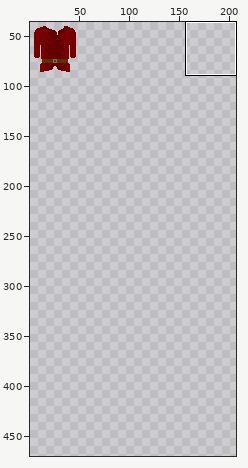
One commit to this sprite sheet: assets/playerCustom/clothingTop/tunicRed.png. Above: a wide view before the commit, with the close-up outlined.
Close-up. The starting point:
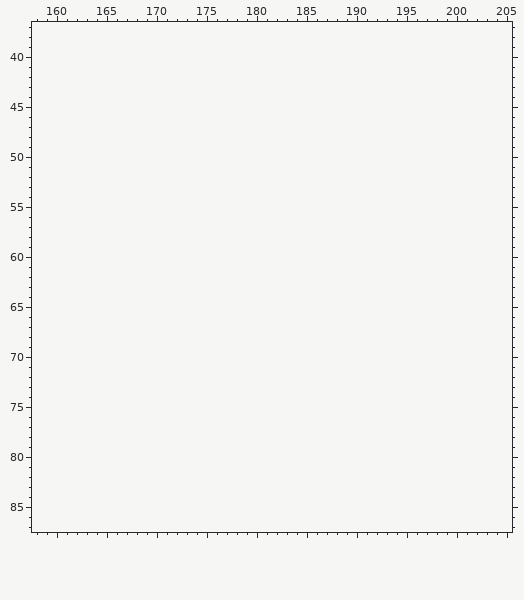
The file is 52x126 pixels. Colours within 5 levels of each other are drawn and written as one. Shown: x 158..205, y 37..87. The old version is drawn lined up with the new one, on the new canvas. The wide view leaves out empty margins. The commit also changed other parts of the picture, which this record leaves out.
Now the later version:
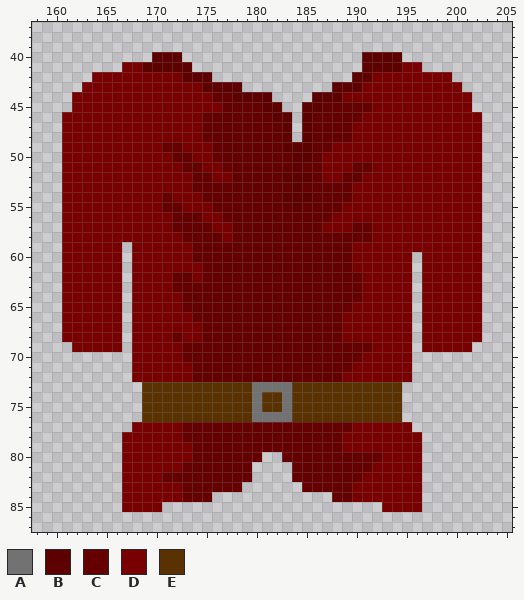
Palette (. is transparent): A #727272  B #5d0000  C #650000  D #780000  E #5a3100
What changed:
canvas 52x126 -> 208x507
y 40: x 170..172 ... -> BBB; x 191..194 .... -> BBBB
y 41: x 167..173 ....... -> DDBBBBB; x 191..196 ...... -> BBBBDD
y 42: x 164..175 ............ -> DDDDDDDDDBBB; x 190..199 .......... -> BBDDDDDDDD
y 43: x 163..178 ................ -> DDDDDDDDDDDDBBBB; x 188..200 ............. -> BBBDDDDDDDDDD
y 44: x 162..181 .................... -> DDDDDDDDDDDDDDCCBBBB; x 186..201 ................ -> BBBDDDDDDDDDDDDD
y 45: x 162..182 ..................... -> DDDDDDDDDDDDDDDCCCCBB; x 185..201 ................. -> BBCCCCCDDDDDDDDDD
y 46: x 161..183 ....................... -> DDDDDDDDDDDDDDCCCCCCCBB; x 185..202 .................. -> BCCCCCDDDDDDDDDDDD
y 47..48: x 161..183 ....................... -> DDDDDDDDDDDDDDCCCCCCCCB; x 185..202 .................. -> BCCCCDDDDDDDDDDDDD
y 49: x 161..202 .......................................... -> DDDDDDDDDDCCDDDCCCCCCCBBBCCDDDDDDDDDDDDDDD
y 50: x 161..202 .......................................... -> DDDDDDDDDDDCCDDCCCCCCCCBBCDDDDDDDDDDDDDDDD
y 51: x 161..202 .......................................... -> DDDDDDDDDDDDCCDDCCCCCCCBCCDDDCCDDDDDDDDDDD
y 52: x 161..202 .......................................... -> DDDDDDDDDDDDDCCDDCCCCCBBBCDDCCDDDDDDDDDDDD
y 53: x 161..202 .......................................... -> DDDDDDDDDDDDDCCCCCCCCCCBCCCCCDDDDDDDDDDDDD
y 54: x 161..202 .......................................... -> DDDDDDDDDDCDDDCCCCCCCCBBBCCCCDDDDDDDDDDDDD
y 55: x 161..202 .......................................... -> DDDDDDDDDDCCDDDCCCCCCCCBCCCCDDDDDDDDDDDDDD
y 56: x 161..202 .......................................... -> DDDDDDDDDDDCCCDDCCCCCCCCCCCDDDDDDDDDDDDDDD
y 57: x 161..202 .......................................... -> DDDDDDDDDDDCCCCDDCCCCCCCCCDDDCCDDDDDDDDDDD
y 58: x 161..202 .......................................... -> DDDDDDDDDDDDCCCCDCCCCCCCCCCCCCCDDDDDDDDDDD
y 59: x 161..166 ...... -> DDDDDD; x 168..202 ................................... -> DDDDDDCCCCCCCCCCCCCCCCDDDDDDDDDDDDD
y 60: x 161..166 ...... -> DDDDDD; x 168..195 ............................ -> DDDDDDCCCCCCCCCCCCCCCCDDDDDD; x 197..202 ...... -> DDDDDD
y 61: x 161..166 ...... -> DDDDDD; x 168..195 ............................ -> DDDDDDDCCCCCCCCCCCCCCCDDDDDD; x 197..202 ...... -> DDDDDD
y 62: x 161..166 ...... -> DDDDDD; x 168..195 ............................ -> DDDDCCDCCCCCCCCCCCCCCCCDDDDD; x 197..202 ...... -> DDDDDD
y 63: x 161..166 ...... -> DDDDDD; x 168..195 ............................ -> DDDDCCCCCCCCCCCCCCCCCCCDDDDD; x 197..202 ...... -> DDDDDD
y 64: x 161..166 ...... -> DDDDDD; x 168..195 ............................ -> DDDDDCCCCCCCCCCCCCCCCCCDDDDD; x 197..202 ...... -> DDDDDD
y 65: x 161..166 ...... -> DDDDDD; x 168..195 ............................ -> DDDDDCCCCCCCCCCCCCCCCCDDDDDD; x 197..202 ...... -> DDDDDD
y 66: x 161..166 ...... -> DDDDDD; x 168..195 ............................ -> DDDDDDCCCCCCCCCCCCCCCDDDDDDD; x 197..202 ...... -> DDDDDD
y 67: x 161..166 ...... -> DDDDDD; x 168..195 ............................ -> DDDDDDDCCCCCCCCCCCCCCDDDDDDD; x 197..202 ...... -> DDDDDD
y 68: x 161..166 ...... -> DDDDDD; x 168..195 ............................ -> DDDDCDDCCCCCCCCCCCCCCDDDDDDD; x 197..202 ...... -> DDDDDD
y 69: x 162..166 ..... -> DDDDD; x 168..195 ............................ -> DDDDDCCCCCCCCCCCCCCCCCCCDDDD; x 197..201 ..... -> DDDDD
y 70: x 168..195 ............................ -> DDDDDCCCCCCCCCCCCCCCCCCDDDDD
y 71: x 168..195 ............................ -> DDDDDDCCCCCCCCCCCCCCCCDDDDDD
y 72: x 168..195 ............................ -> DDDDDDCCCCCCCCCCCCCCCDDDDDDD
y 73: x 169..194 .......................... -> EEEEEEEEEEEAAAAEEEEEEEEEEE
y 74..75: x 169..194 .......................... -> EEEEEEEEEEEAEEAEEEEEEEEEEE
y 76: x 169..194 .......................... -> EEEEEEEEEEEAAAAEEEEEEEEEEE
y 77: x 168..195 ............................ -> DDDDDCCCCCCCCCCCCCCCCCDDDDDD
y 78: x 167..196 .............................. -> DDDDDDCCCCCCCCCCCCCCCCDDDDDDDD
y 79: x 167..196 .............................. -> DDDDDDDCCCCCCCCCCCCCCCDDDDDDDD
y 80: x 167..180 .............. -> DDDDDDDCCCCCCC; x 183..196 .............. -> CCCCCCCCCCDDDD
y 81: x 167..179 ............. -> DDDDDDCCCCCCC; x 184..196 ............. -> CCCCCCCCDDDDD
y 82: x 167..179 ............. -> DDDDCCCCCCCCC; x 184..196 ............. -> CCCCCCCDDDDDD
y 83: x 167..178 ............ -> DDDDDDCCCCCC; x 185..196 ............ -> CCCCCDDDDDDD
y 84: x 167..175 ......... -> DDDDDDCCC; x 188..196 ......... -> CCDDDDDDD
y 85: x 167..170 .... -> DDDD; x 193..196 .... -> DDDD
Changed places in both close-ups, as pixel boxes (x1, y1, x2, y2):
added: (62, 52, 482, 512)
